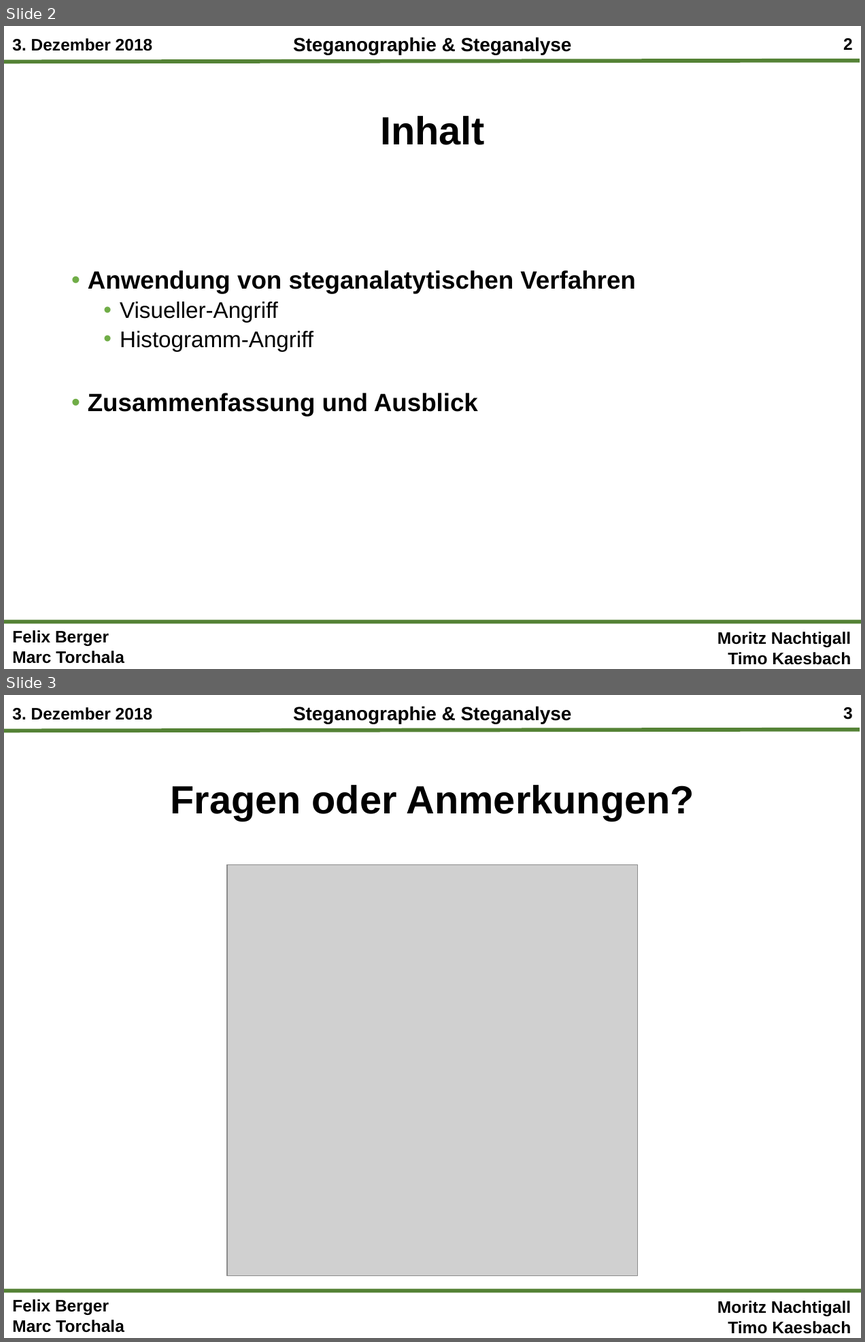
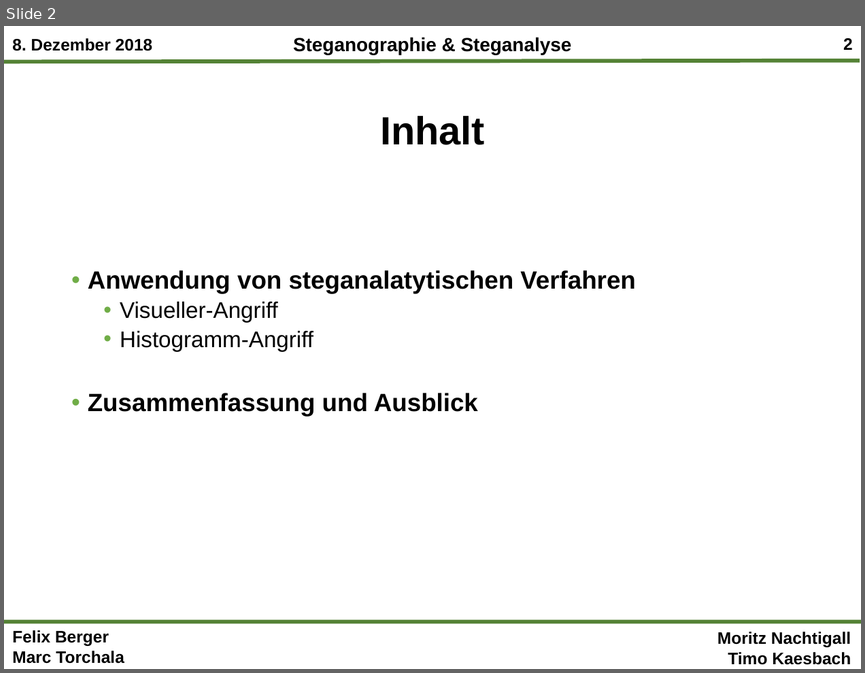
Before and after one commit to mtorchala/SteganographieSteganalyse, a slide deck: Präsentationen/Steganographie&Steganalyse_Gesamtpräsentation_Termin2.pptx. Shown one above the other, each under a label of ours: slides 2 and 3 before the commit, slide 2 after it. The pictures are 865x1342 and 865x673 pixels, drawn with LibreOffice and Linux fonts; fonts in the diff are those of the drawing; grey boxes stand for pictures; background and template pictures are left out. Boxes give left, top, right and bottom in pixels: in the first picture for what was removed or moved away, otherwise in the second. Text is boxed around its words. In the diff, an @@ line names an element or a change of style, - is before the commit and + after.

```diff
--- a/Präsentationen/Steganographie&Steganalyse_Gesamtpräsentation_Termin2.pptx
+++ b/Präsentationen/Steganographie&Steganalyse_Gesamtpräsentation_Termin2.pptx
@@ slide 3 removed at (x1=4, y1=695, x2=861, y2=1338), background #FFFFFF; not listed: 7 template elements that a slide beside it also shows @@
@@ title removed at (x1=170, y1=785, x2=694, y2=820) @@
-Fragen oder Anmerkungen?
@@ picture removed at (x1=227, y1=864, x2=637, y2=1275) @@
@@ slide 2 changed as well @@
@@ text at (x1=12, y1=38, x2=153, y2=51): text changed @@
-3. Dezember 2018
+8. Dezember 2018
```
Also in this commit, not shown: 5 slides added, 9 other files.
